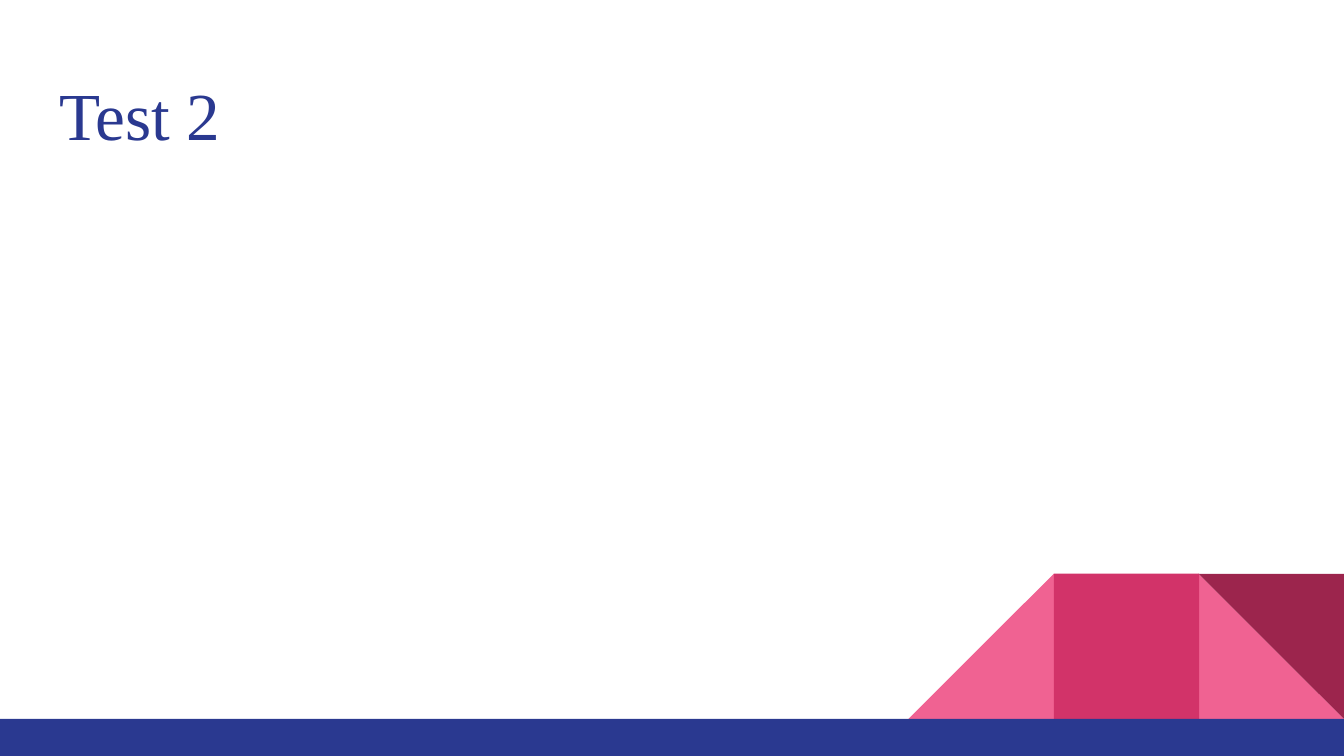
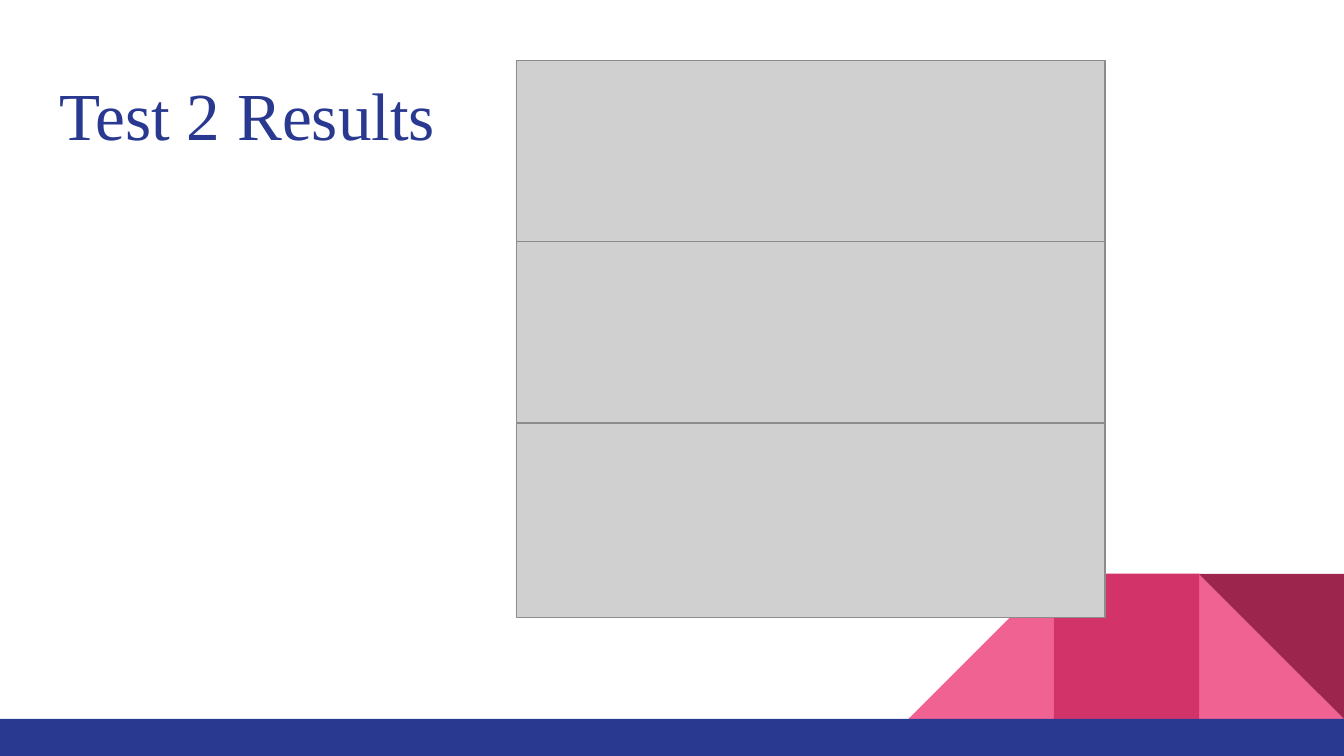
Before and after one commit to i4mTheWalrus/CS487-Proj, a slide deck: slide 9 of CS487P Project Presentation.pptx. Drawn at 1344x756 pixels with LibreOffice and Linux fonts; fonts in the diff are those of the drawing; grey boxes stand for pictures. Boxes give left, top, right and bottom in pixels: in the first picture for what was removed or moved away, otherwise in the second. Text is boxed around its words. In the diff, an @@ line names an element or a change of style, - is before the commit and + after.

```diff
--- a/CS487P Project Presentation.pptx
+++ b/CS487P Project Presentation.pptx
@@ picture added at (516,60,1105,242) @@
@@ title at (59,93,435,141): text changed @@
-Test 2
+Test 2 Results
@@ picture added at (516,242,1105,423) @@
@@ picture added at (516,423,1105,618) @@
```
Also in this commit, not shown: 3 other slides changed, 4 slides added, 4 slides removed.
